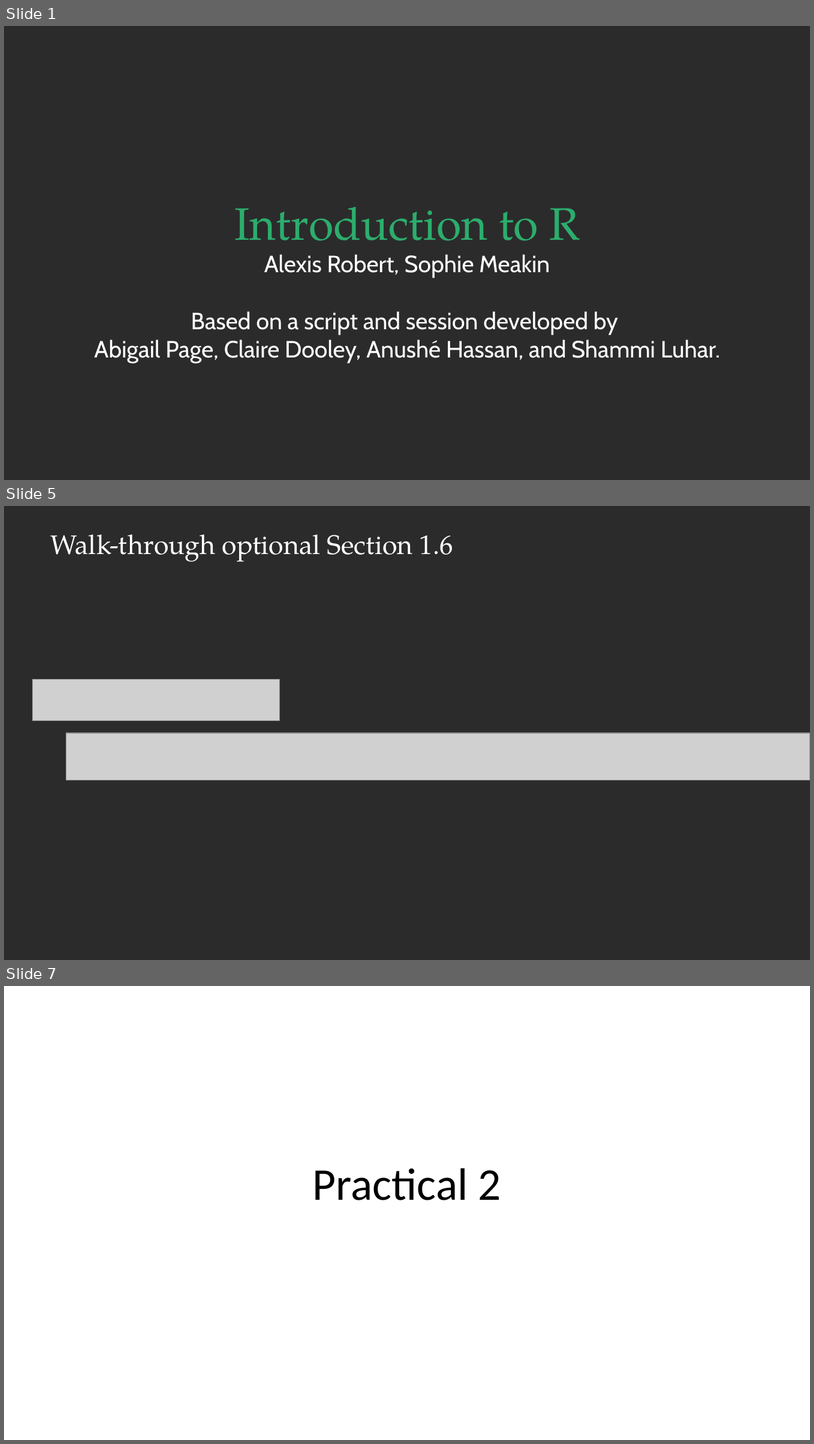
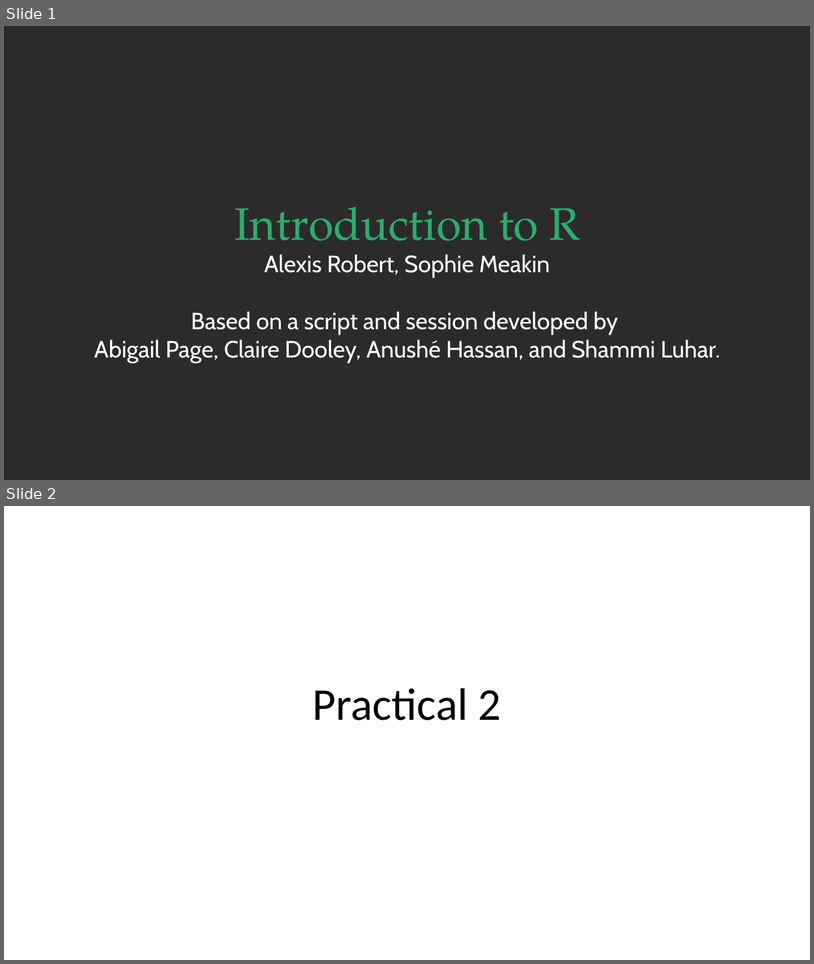
Before and after one commit to alxsrobert/intro_to_R_2022, a slide deck: session_2/SLIDES_introduction_to_R_2.pptx. Shown one above the other, each under a label of ours: slides 1, 5 and 7 before the commit, slides 1 and 2 after it; the slides between them are not shown. The pictures are 814x1444 and 814x964 pixels, drawn with LibreOffice and Linux fonts; fonts in the diff are those of the drawing; grey boxes stand for pictures; background and template pictures are left out; a plain dark background stands for a picture behind light text. Boxes give left, top, right and bottom in pixels: in the first picture for what was removed or moved away, otherwise in the second. Text is boxed around its words. In the diff, an @@ line names an element or a change of style, - is before the commit and + after.

```diff
--- a/session_2/SLIDES_introduction_to_R_2.pptx
+++ b/session_2/SLIDES_introduction_to_R_2.pptx
@@ slide 5 removed at (x1=4, y1=506, x2=810, y2=960), background picture (left out) @@
@@ title removed at (x1=50, y1=534, x2=453, y2=562) @@
-Walk-through optional Section 1.6
@@ picture removed at (x1=32, y1=679, x2=280, y2=721) @@
@@ picture removed at (x1=66, y1=733, x2=810, y2=780) @@
@@ what was slide 7 is now slide 2 @@
```
Also in this commit, not shown: 1 slide added, 8 other slides removed.
